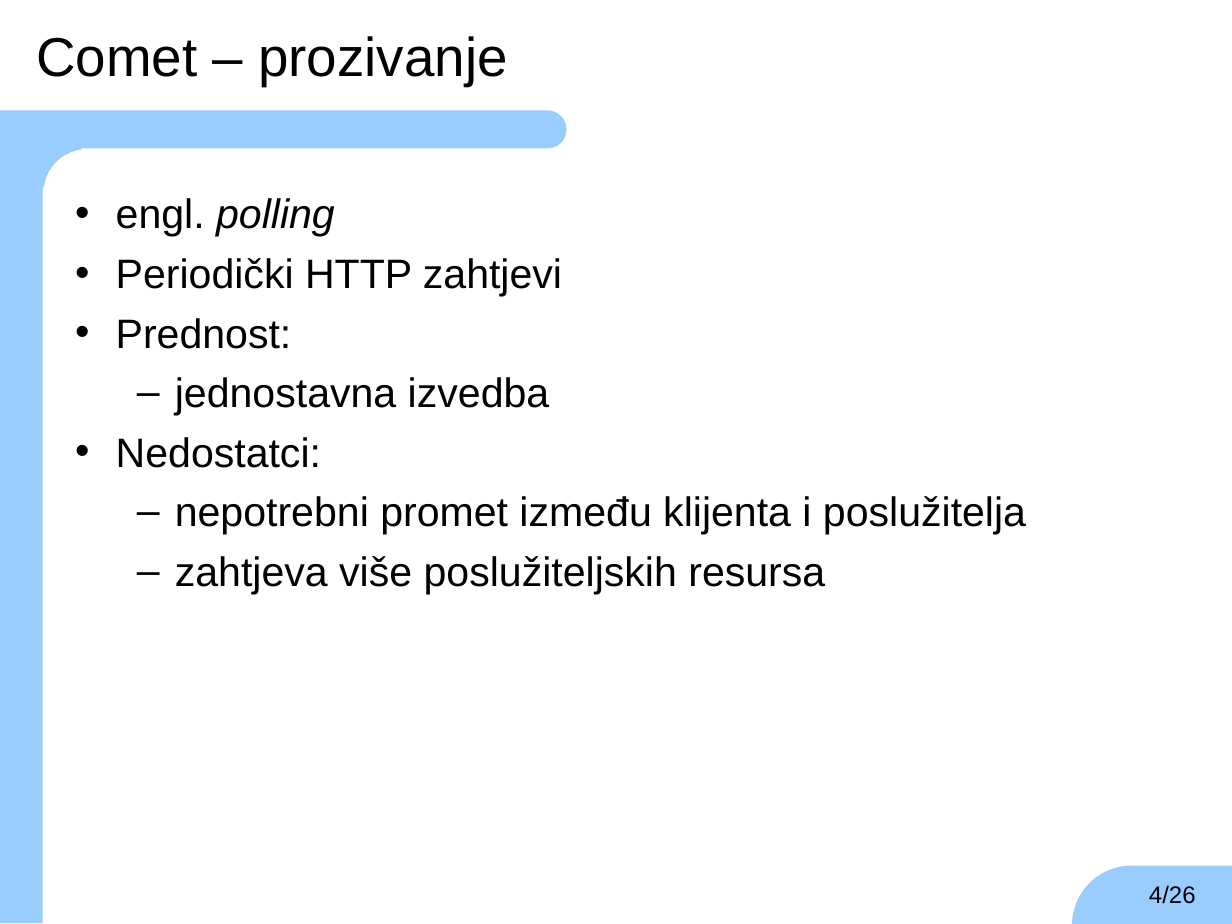
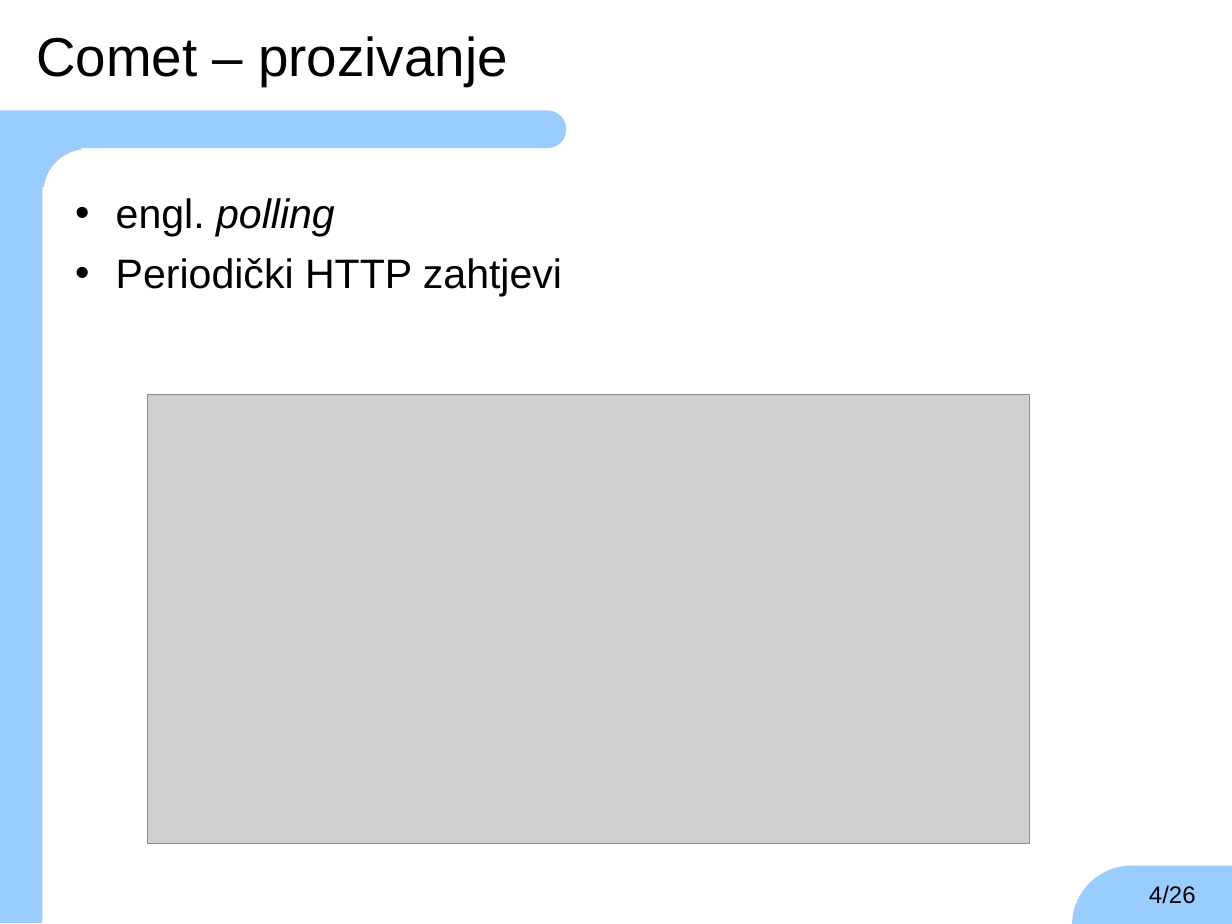
Before and after one commit to TheKarlo95/ZavrsniRad, a slide deck: slide 4 of zr-prezentacija-karlo-vrbic.ppt. Drawn at 1232x924 pixels with LibreOffice and Linux fonts; fonts in the diff are those of the drawing; grey boxes stand for pictures; background and template pictures are left out. Boxes give left, top, right and bottom in pixels: in the first picture for what was removed or moved away, otherwise in the second. Text is boxed around its words. In the diff, an @@ line names an element or a change of style, - is before the commit and + after.

```diff
--- a/zr-prezentacija-karlo-vrbic.ppt
+++ b/zr-prezentacija-karlo-vrbic.ppt
@@ text at bbox=[116, 318, 1026, 594]: paragraphs removed @@
-• Prednost:
-  – jednostavna izvedba
-• Nedostatci:
-  – nepotrebni promet između klijenta i poslužitelja
-  – zahtjeva više poslužiteljskih resursa
@@ picture added at bbox=[148, 394, 1030, 844] @@
```
Also in this commit, not shown: 4 other slides changed, 1 slide added, 3 slides removed, 4 other files.
